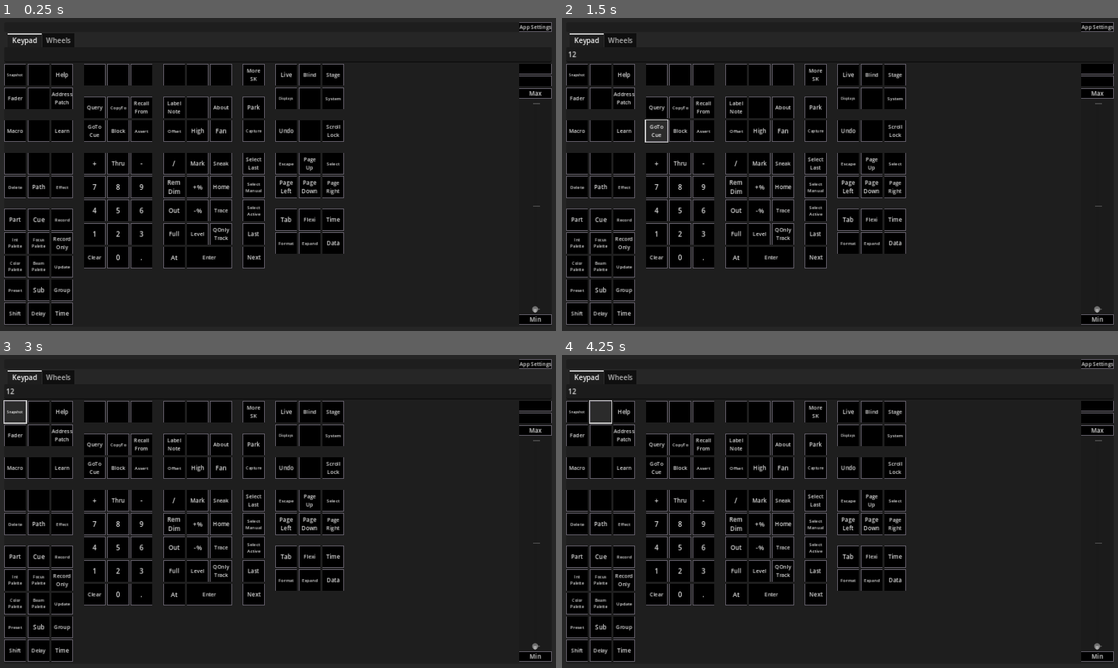
Above: before the commit, frames 1-4 (two rows, left to right).
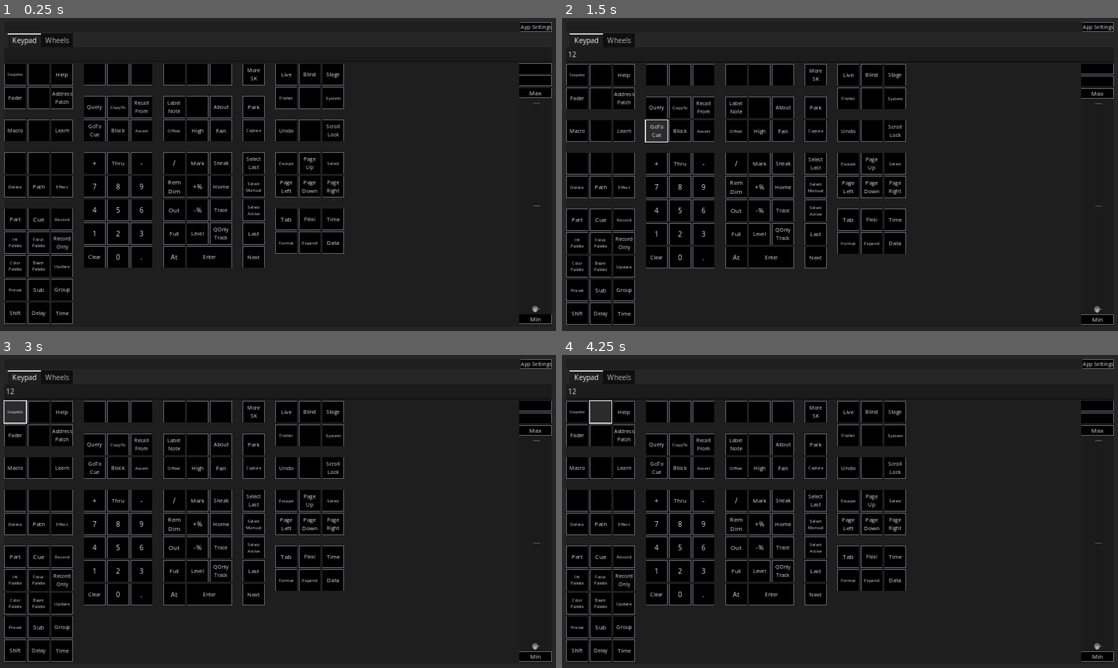
Above: after the commit, the same moments.

Repository: CoffeeCoder1/etc-eos-remote
Game: Godot game, scene res://scenes/main/main.tscn
Same seed, same stepped clock (60 frames per second), same inputs: the game is played once before the commit and once after it.
Inputs (mouse positions are in pixels of both pictures, inside the frame that each line leads up to):
- Up to frame 1 (0.25 s): no input
- Up to frame 2 (1.5 s): click (840, 55) at 0.52 s; type "12" at 0.6 s; click "GoTo Cue" at 1.25 s
- Up to frame 3 (3 s): click "GoTo Cue" at 2 s; click "Snapshot" at 2.75 s
- Up to frame 4 (4.25 s): click (600, 411) at 3.52 s

The runs differ from the first frame. In frame 1, 4.7% of the frame differs, in the area x 0-100%, y 1-98%; in frame 2, 1.8%; in frame 3, 1.8%; in frame 4, 1.8%.

Commit message:
Add a custom font Should hopefully fix the problem where the diamond doesn't appear on some platforms.

Diff:
--- a/scenes/main/main.tscn
+++ b/scenes/main/main.tscn
@@ -1,6 +1,7 @@
-[gd_scene load_steps=18 format=3 uid="uid://b1p8ak2bb83bq"]
+[gd_scene load_steps=19 format=3 uid="uid://b1p8ak2bb83bq"]
 
 [ext_resource type="Script" path="res://scenes/main/main.gd" id="1_1fa0m"]
+[ext_resource type="FontFile" uid="uid://d4lv65tlwh51t" path="res://assets/fonts/open_sans/OpenSans-VariableFont_wdth,wght.ttf" id="1_7ra1t"]
 [ext_resource type="Script" path="res://scenes/main/panel_container.gd" id="1_ltf1v"]
 [ext_resource type="Script" path="res://scenes/messages/osc_label.gd" id="2_6h2ie"]
 [ext_resource type="PackedScene" uid="uid://cv50y2jxdoasn" path="res://scenes/panels/settings/settings.tscn" id="2_w362o"]
@@ -77,6 +78,7 @@
 corner_detail = 5
 
 [sub_resource type="Theme" id="Theme_tq8lr"]
+default_font = ExtResource("1_7ra1t")
 Button/font_sizes/font_size = 12
 Button/styles/disabled = SubResource("StyleBoxFlat_5n5nr")
 Button/styles/focus = SubResource("StyleBoxFlat_oopuq")
Not shown, added: assets/fonts/open_sans/OFL.txt
Binary file added: assets/fonts/open_sans/OpenSans-Italic-VariableFont_wdth,wght.ttf
Not shown, added: assets/fonts/open_sans/OpenSans-Italic-VariableFont_wdth,wght.ttf.import
Binary file added: assets/fonts/open_sans/OpenSans-VariableFont_wdth,wght.ttf
Not shown, added: assets/fonts/open_sans/OpenSans-VariableFont_wdth,wght.ttf.import
Not shown, added: assets/fonts/open_sans/README.txt
